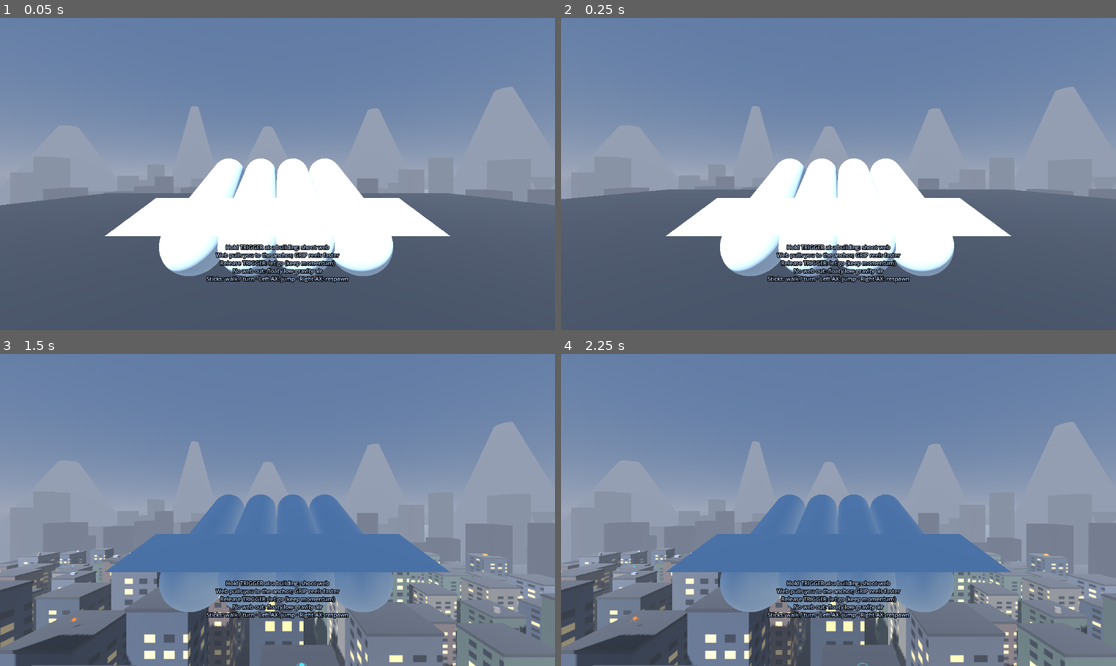
Above: before the commit, frames 1-4 (two rows, left to right).
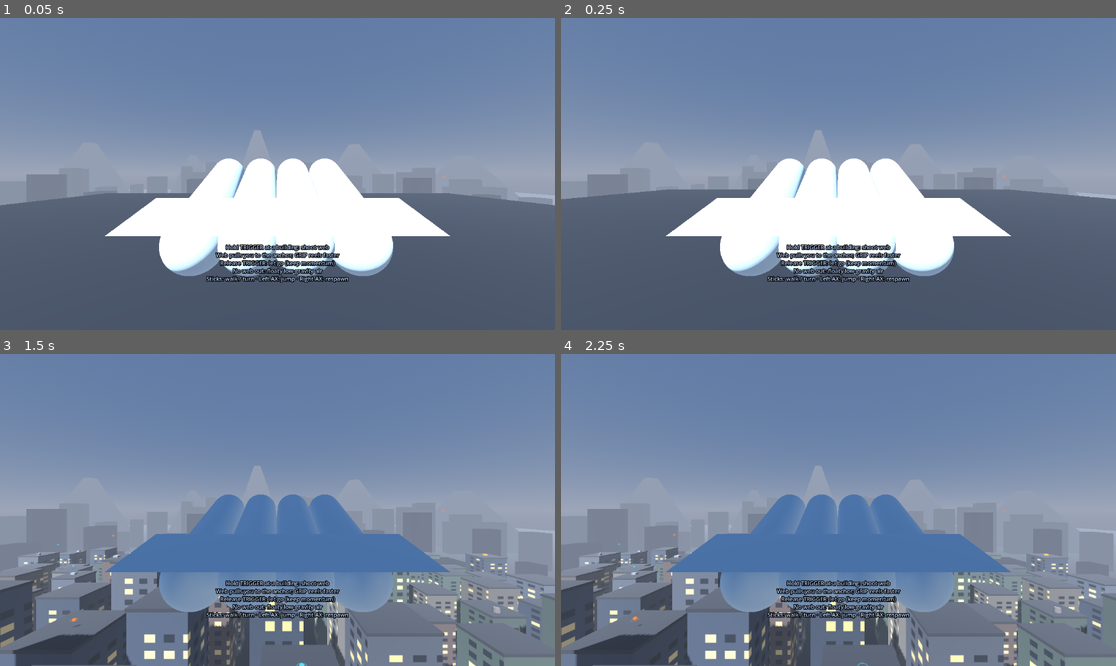
Above: after the commit, the same moments.

Repository: pblaas/free-floater
Game: Godot game, scene res://scenes/main.tscn
Same seed, same stepped clock (60 frames per second), same inputs: the game is played once before the commit and once after it.
Inputs:
- Up to frame 1 (0.05 s): no input
- Up to frame 2 (0.25 s): no input
- Up to frame 3 (1.5 s): no input
- Up to frame 4 (2.25 s): tap Enter at 2 s

The runs differ from the first frame. In frame 1, 2.0% of the frame differs, in the area x 11-100%, y 22-61%; in frame 2, 1.9%; in frame 3, 2.7%, in the area x 0-100%, y 21-90%; in frame 4, 2.7%.

Commit message:
adding additional powerup orbs

Diff:
--- a/app/project.godot
+++ b/app/project.godot
@@ -7,7 +7,7 @@
 [application]
 
 config/name="Free Floater"
-config/version="0.3.1"
+config/version="0.3.2"
 run/main_scene="res://scenes/main.tscn"
 config/features=PackedStringArray("4.7", "Mobile")
 
--- a/app/scripts/build_version.gd
+++ b/app/scripts/build_version.gd
@@ -1,2 +1,2 @@
 # Generated by tools/export.sh — do not edit.
-const TEXT := "v0.3.1 · 2026-11-10T23:49Z · d4c0684"
+const TEXT := "v0.3.2 · 2026-11-10T23:56Z · 432a1e7"
--- a/app/scripts/city_builder.gd
+++ b/app/scripts/city_builder.gd
@@ -17,6 +17,7 @@
 const WINDOW_COLS := 8
 const WINDOW_ROWS := 24
 const POWERUP_COUNT := 14
+const AIR_POWERUP_COUNT := 8
 
 @export var build_roof_hud := true
 
@@ -29,6 +30,7 @@
 var _ac_mat: StandardMaterial3D
 var _tank_mat: StandardMaterial3D
 var roof_spots: Array[Vector3] = []
+var _building_boxes: Array[Dictionary] = []
 
 
 func _ready() -> void:
@@ -141,6 +143,12 @@
 			root.add_child(building)
 			building_count += 1
 			roof_spots.append(pos + Vector3(0.0, height + 0.5, 0.0))
+			_building_boxes.append({
+				"pos": pos,
+				"w": width,
+				"d": depth,
+				"h": height,
+			})
 			if dist_to_center < SPACING:
 				spawn_building = building
 
@@ -242,14 +250,21 @@
 	var container := Node3D.new()
 	container.name = "PowerUps"
 	add_child(container)
-	if roof_spots.is_empty():
-		return
 	var kinds := [PowerUp.LOWGRAV, PowerUp.TURBO]
 	for i in POWERUP_COUNT:
+		if roof_spots.is_empty():
+			break
 		var spot := roof_spots[_rng.randi() % roof_spots.size()]
 		var pickup := PowerUp.new()
 		pickup.kind = kinds[i % kinds.size()]
+		pickup.spot_kind = "roof"
 		pickup.position = spot + Vector3(0.0, 1.1, 0.0)
+		container.add_child(pickup)
+	for i in AIR_POWERUP_COUNT:
+		var pickup := PowerUp.new()
+		pickup.kind = kinds[(POWERUP_COUNT + i) % kinds.size()]
+		pickup.spot_kind = "air"
+		pickup.position = random_air_spot()
 		container.add_child(pickup)
 
 
@@ -257,6 +272,31 @@
 	if roof_spots.is_empty():
 		return Vector3.ZERO
 	return roof_spots[_rng.randi() % roof_spots.size()] + Vector3(0.0, 1.1, 0.0)
+
+
+func random_air_spot() -> Vector3:
+	var bounds := (GRID_SIZE - 1) * 0.5 * SPACING
+	for attempt in 24:
+		var p := Vector3(
+			_rng.randf_range(-bounds, bounds),
+			_rng.randf_range(14.0, 44.0),
+			_rng.randf_range(-bounds, bounds)
+		)
+		if p.length() < SPACING * 1.2:
+			continue
+		if not _inside_building(p):
+			return p
+	return Vector3(0.0, 30.0, 0.0)
+
+
+func _inside_building(p: Vector3) -> bool:
+	for box in _building_boxes:
+		var pos: Vector3 = box["pos"]
+		if absf(p.x - pos.x) < float(box["w"]) * 0.5 + 0.6 \
+				and absf(p.z - pos.z) < float(box["d"]) * 0.5 + 0.6 \
+				and p.y < float(box["h"]) + 1.0:
+			return true
+	return false
 
 
 func _build_backdrop() -> void:
--- a/app/scripts/powerup.gd
+++ b/app/scripts/powerup.gd
@@ -17,6 +17,7 @@
 }
 
 var kind := LOWGRAV
+var spot_kind := "roof"
 var collected := false
 
 var _phase := 0.0
@@ -80,7 +81,10 @@
 func _respawn() -> void:
 	var city := _find_city()
 	if city != null:
-		global_position = city.random_roof_spot()
+		if spot_kind == "air":
+			global_position = city.random_air_spot()
+		else:
+			global_position = city.random_roof_spot()
 	_phase = fmod(global_position.x + global_position.z, TAU)
 	collected = false
 	visible = true
